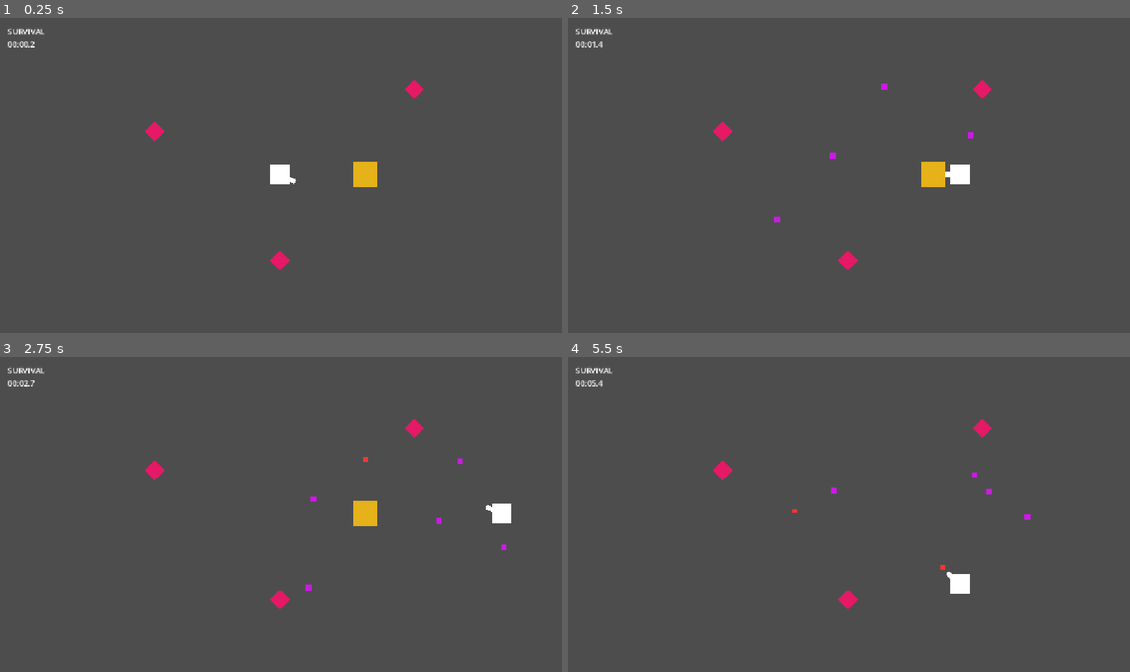
Above: before the commit, frames 1-4 (two rows, left to right).
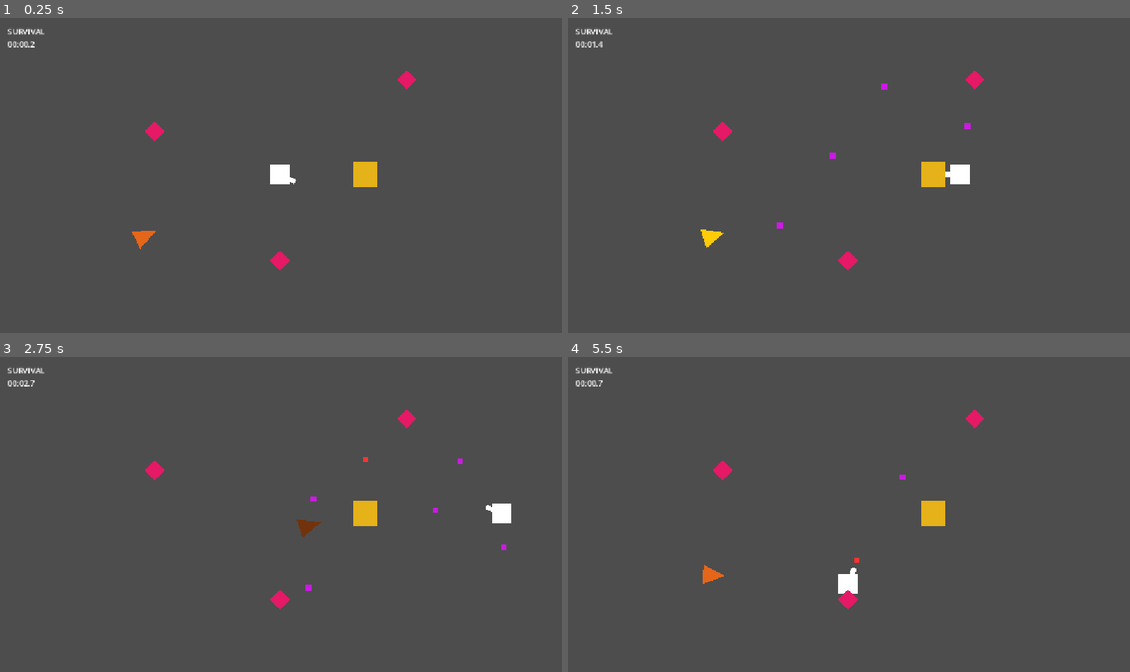
Above: after the commit, the same moments.

Repository: zwordup-sudo/BotArena
Game: Godot game, scene res://scenes/main.tscn
The game is run twice, just before and just after one commit, with the same random seed, the same clock (stepped at 60 frames per second) and the same inputs. The project has no main scene, so this scene is started directly.
Inputs (mouse positions are in pixels of both pictures, inside the frame that each line leads up to):
- Up to frame 1 (0.25 s): no input
- Up to frame 2 (1.5 s): tap Enter at 0.5 s; move the mouse to (972, 159) at 0.52 s; press the mouse at (972, 159) at 0.53 s; hold D (move_right) 0.53-1.25 s; release the mouse at (972, 159) at 1.25 s; drag from (736, 191) to (877, 131) at 1.27 s
- Up to frame 3 (2.75 s): move the mouse to (337, 445) at 2.02 s; press the mouse at (337, 445) at 2.03 s; hold D (move_right) from 2.03 s (still down)
- Up to frame 4 (5.5 s): release D (move_right) at 2.75 s; release the mouse at (905, 445) at 2.75 s; drag from (820, 577) to (1028, 460) at 2.77 s; move the mouse to (1017, 561) at 3.52 s; press the mouse at (1017, 561) at 3.53 s; hold A (move_left) 3.53-4.25 s; release the mouse at (1017, 561) at 4.25 s; drag from (680, 467) to (972, 549) at 4.27 s; move the mouse to (877, 514) at 5.02 s; press the mouse at (877, 514) at 5.03 s; hold S (move_down) from 5.03 s (still down)

The runs differ from the first frame. In frame 1, 0.3% of the frame differs, in the area x 23-76%, y 16-74%; in frame 2, 0.4%; in frame 3, 0.3%; in frame 4, 1.3%, in the area x 4-83%, y 7-76%.

Commit message:
feat: add charger enemy archetype

Diff:
--- /dev/null
+++ b/scenes/enemy_charger.tscn
@@ -0,0 +1,18 @@
+[gd_scene format=3]
+
+[ext_resource type="Script" path="res://scripts/enemy_charger.gd" id="1_charger"]
+
+[sub_resource type="RectangleShape2D" id="RectangleShape2D_charger"]
+size = Vector2(40, 40)
+
+[node name="EnemyCharger" type="Area2D"]
+collision_layer = 4
+collision_mask = 1
+script = ExtResource("1_charger")
+
+[node name="CollisionShape2D" type="CollisionShape2D" parent="."]
+shape = SubResource("RectangleShape2D_charger")
+
+[node name="Polygon2D" type="Polygon2D" parent="."]
+color = Color(0.9, 0.4, 0.1, 1)
+polygon = PackedVector2Array(25, 0, -20, -20, -20, 20)
--- a/scenes/main.tscn
+++ b/scenes/main.tscn
@@ -3,6 +3,7 @@
 [ext_resource type="Script" uid="uid://dwylexqiev0sm" path="res://scripts/player.gd" id="1_o5qli"]
 [ext_resource type="PackedScene" uid="uid://jagutrk66ap5" path="res://scenes/target_dummy.tscn" id="2_0wfyh"]
 [ext_resource type="PackedScene" uid="uid://1w3qu7nyimvi" path="res://scenes/enemy_shooter.tscn" id="3_sugp2"]
+[ext_resource type="PackedScene" path="res://scenes/enemy_charger.tscn" id="4_charger"]
 
 [sub_resource type="RectangleShape2D" id="RectangleShape2D_sgp6g"]
 size = Vector2(40, 40)
@@ -35,12 +36,15 @@
 position = Vector2(320, 236)
 
 [node name="EnemyShooterB" parent="Arena" unique_id=1313960546 instance=ExtResource("3_sugp2")]
-position = Vector2(850, 150)
+position = Vector2(835, 130)
 initial_fire_delay = 0.33
 
 [node name="EnemyShooterC" parent="Arena" unique_id=1849216055 instance=ExtResource("3_sugp2")]
 position = Vector2(576, 500)
 initial_fire_delay = 0.66
+
+[node name="EnemyCharger" parent="Arena" unique_id=2049216056 instance=ExtResource("4_charger")]
+position = Vector2(300, 450)
 
 [node name="UI" type="CanvasLayer" parent="." unique_id=1381892762]
 
--- /dev/null
+++ b/scripts/enemy_charger.gd
@@ -0,0 +1,119 @@
+extends Area2D
+
+enum State {
+	TRACK,
+	TELEGRAPH,
+	CHARGE,
+	RECOVERY
+}
+
+@export var track_duration: float = 1.0
+@export var telegraph_duration: float = 0.65
+@export var charge_speed: float = 750.0
+@export var charge_duration: float = 0.45
+@export var recovery_duration: float = 0.80
+@export var contact_damage: float = 30.0
+
+@export var max_health: float = 100.0
+@export var respawn_delay: float = 4.0
+
+var current_state: State = State.TRACK
+var state_timer: float = 0.0
+
+var current_health: float = max_health
+var has_damaged_this_charge: bool = false
+var charge_direction: Vector2 = Vector2.ZERO
+var original_position: Vector2 = Vector2.ZERO
+
+func _ready() -> void:
+	original_position = global_position
+	body_entered.connect(_on_body_entered)
+	reset_charger()
+
+func reset_charger() -> void:
+	global_position = original_position
+	current_health = max_health
+	visible = true
+	process_mode = PROCESS_MODE_INHERIT
+	set_state(State.TRACK)
+
+func set_state(new_state: State) -> void:
+	current_state = new_state
+	state_timer = 0.0
+
+	# Entry actions
+	match current_state:
+		State.TRACK:
+			modulate = Color(1.0, 1.0, 1.0, 1.0)
+		State.TELEGRAPH:
+			# Lock direction
+			var player = get_parent().get_node_or_null("Player")
+			if player:
+				charge_direction = (player.global_position - global_position).normalized()
+				rotation = charge_direction.angle()
+			else:
+				charge_direction = Vector2.RIGHT.rotated(rotation)
+			# Telegraph feedback: Bright yellowish flash
+			modulate = Color(2.0, 2.0, 0.2, 1.0)
+		State.CHARGE:
+			has_damaged_this_charge = false
+			# Normal color
+			modulate = Color(1.0, 1.0, 1.0, 1.0)
+			# Check immediate overlapping players
+			for body in get_overlapping_bodies():
+				_check_and_damage(body)
+		State.RECOVERY:
+			# Recovery feedback: Dimmed/greyed out
+			modulate = Color(0.5, 0.5, 0.5, 1.0)
+
+func _physics_process(delta: float) -> void:
+	state_timer += delta
+
+	match current_state:
+		State.TRACK:
+			# Constantly orient towards the player during track phase
+			var player = get_parent().get_node_or_null("Player")
+			if player:
+				var dir = (player.global_position - global_position).normalized()
+				rotation = dir.angle()
+
+			if state_timer >= track_duration:
+				set_state(State.TELEGRAPH)
+
+		State.TELEGRAPH:
+			if state_timer >= telegraph_duration:
+				set_state(State.CHARGE)
+
+		State.CHARGE:
+			# Move in locked direction
+			global_position += charge_direction * charge_speed * delta
+			if state_timer >= charge_duration:
+				set_state(State.RECOVERY)
+
+		State.RECOVERY:
+			if state_timer >= recovery_duration:
+				set_state(State.TRACK)
+
+func _on_body_entered(body: Node2D) -> void:
+	_check_and_damage(body)
+
+func _check_and_damage(body: Node2D) -> void:
+	if current_state == State.CHARGE and not has_damaged_this_charge:
+		if body.has_method("take_damage"):
+			body.take_damage(contact_damage)
+			has_damaged_this_charge = true
+
+func take_damage(amount: float) -> void:
+	if current_health <= 0.0:
+		return
+	current_health = clamp(current_health - amount, 0.0, max_health)
+	if current_health <= 0.0:
+		die()
+
+func die() -> void:
+	visible = false
+	process_mode = PROCESS_MODE_DISABLED
+
+	# Start respawn timer
+	await get_tree().create_timer(respawn_delay).timeout
+	reset_charger()
Not shown, added: scripts/enemy_charger.gd.uid
